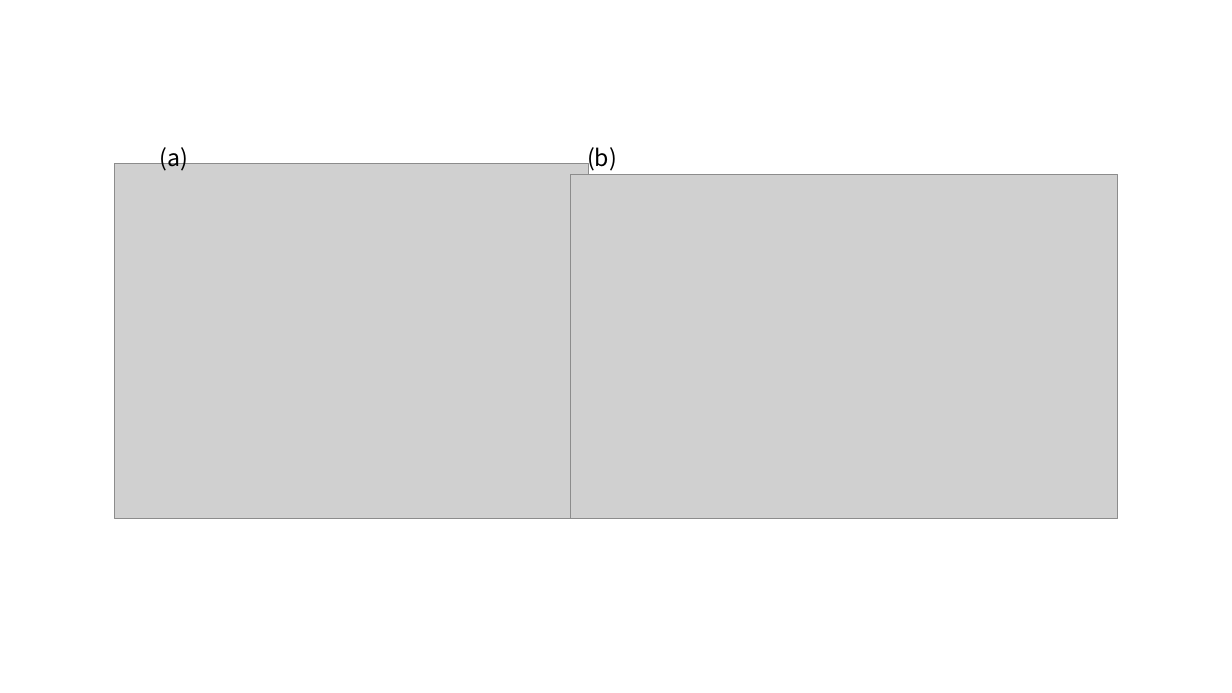
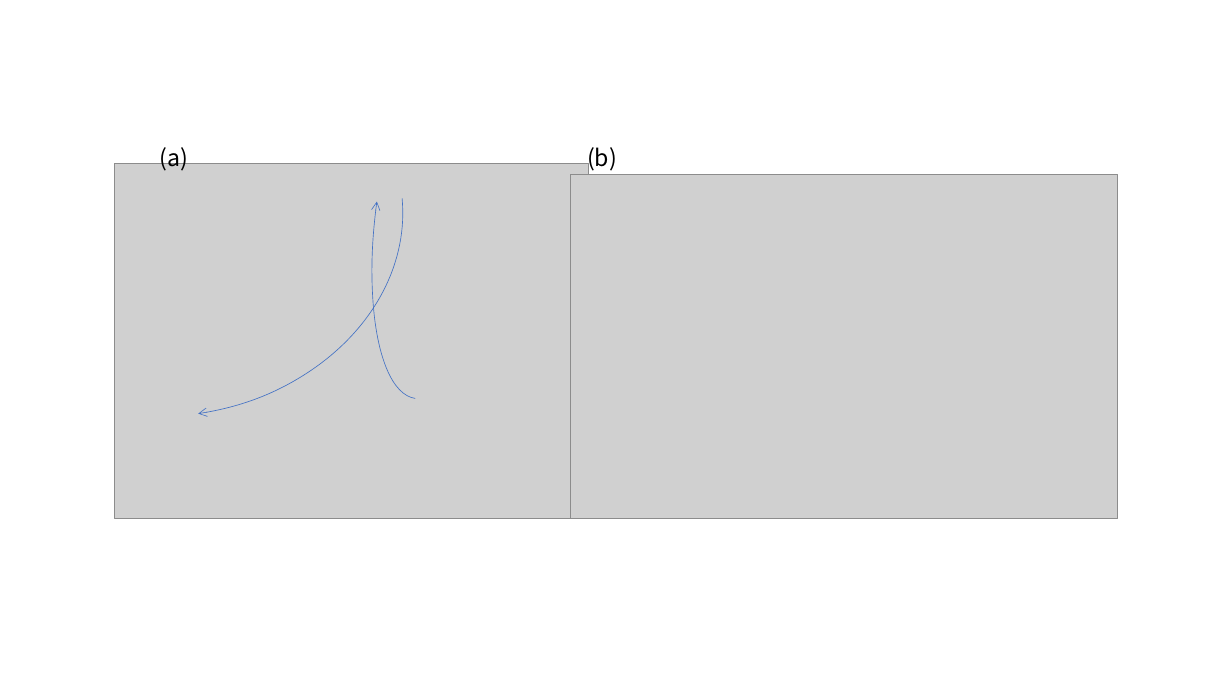
Before and after one commit to komatsubara/yakisaba, a slide deck: slide 1 of 修論/本文/figure/fig_3_2_3QW_ridge_L300_GS.pptx. Drawn at 1232x693 pixels with LibreOffice and Linux fonts; fonts in the diff are those of the drawing; grey boxes stand for pictures. Boxes give left, top, right and bottom in pixels: in the first picture for what was removed or moved away, otherwise in the second. Text is boxed around its words. In the diff, an @@ line names an element or a change of style, - is before the commit and + after.

```diff
--- a/修論/本文/figure/fig_3_2_3QW_ridge_L300_GS.pptx
+++ b/修論/本文/figure/fig_3_2_3QW_ridge_L300_GS.pptx
@@ arc (boxed as its full ellipse) added at box(0, 0, 429, 448), outline #4472C4 0.5 pt @@
@@ arc (boxed as its full ellipse) added at box(351, 13, 530, 407), outline #4472C4 0.5 pt @@
```
Also in this commit, not shown: 14 other files.
